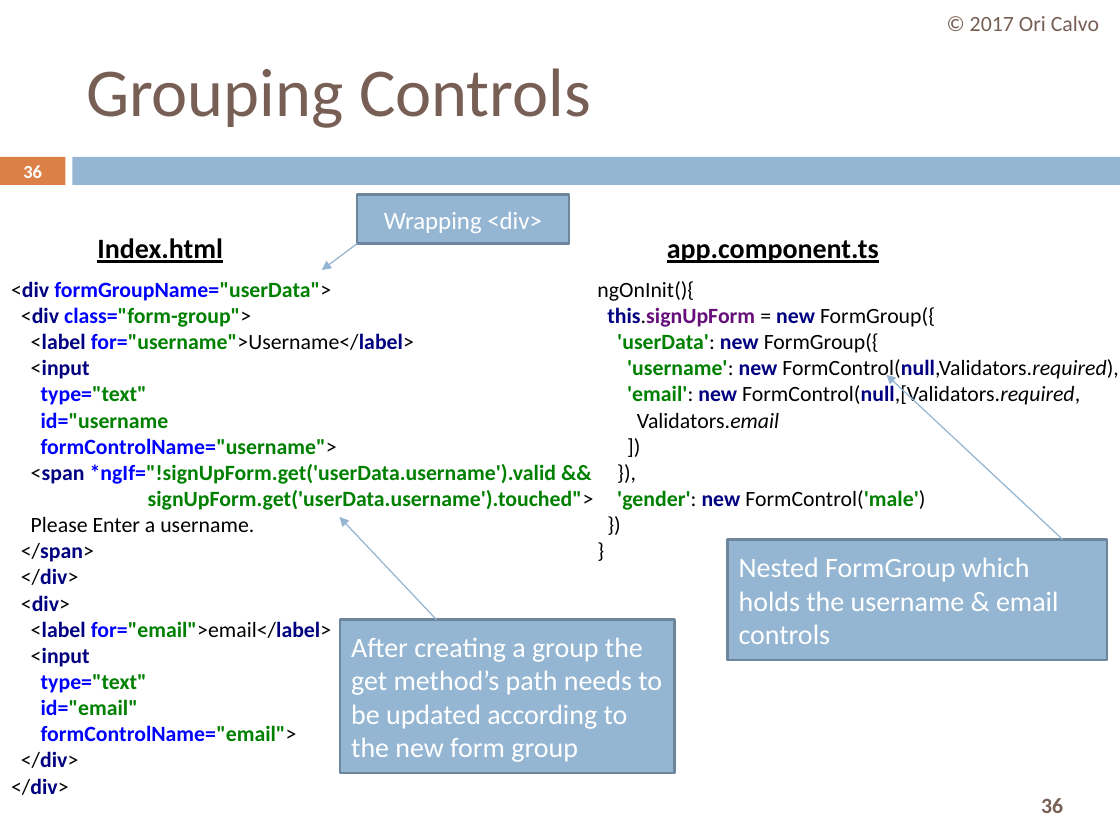
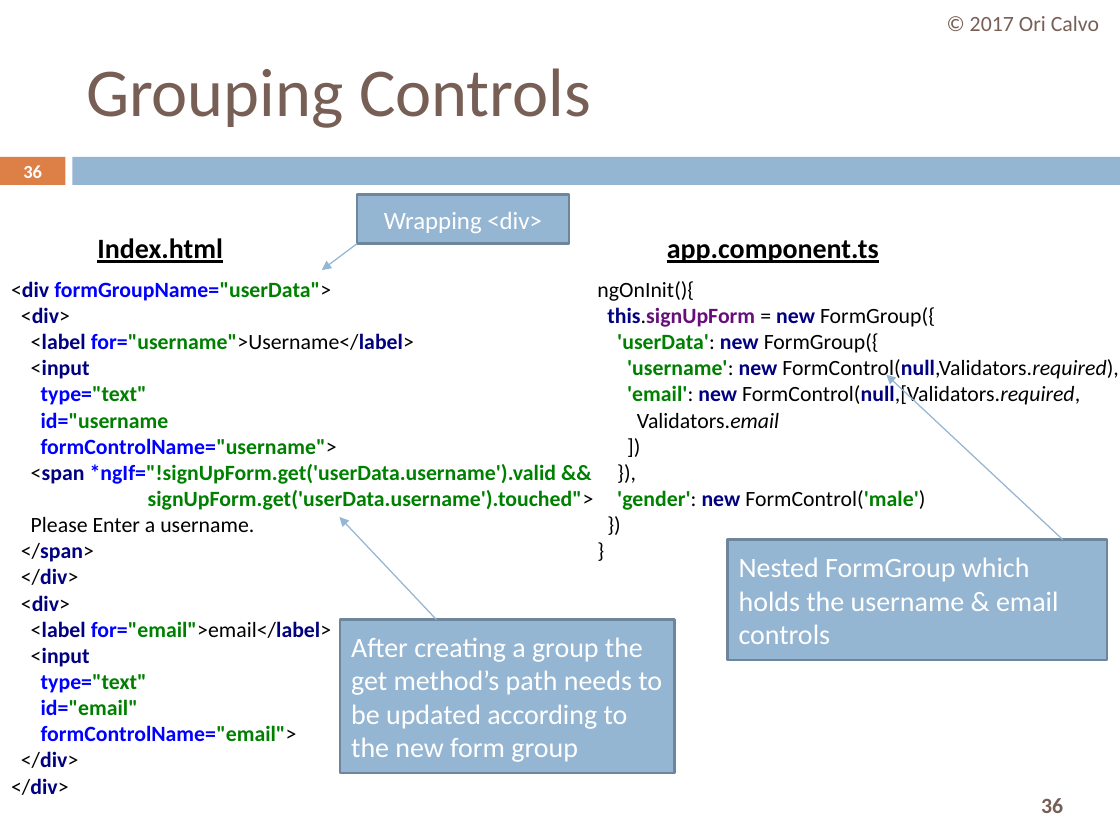
Before and after one commit to oricalvo/course-angular, a slide deck: slide 36 of PPTs/04 Forms.pptx. Drawn at 1120x840 pixels with LibreOffice and Linux fonts; fonts in the diff are those of the drawing. Boxes give left, top, right and bottom in pixels: in the first picture for what was removed or moved away, otherwise in the second. Text is boxed around its words. In the diff, an @@ line names an element or a change of style, - is before the commit and + after.

```diff
--- a/PPTs/04 Forms.pptx
+++ b/PPTs/04 Forms.pptx
@@ text at bbox=[11, 281, 594, 795]: text changed @@
-<div formGroupName="userData">
-<div class="form-group">
-<label for="username">Username</label>
-<input
-type="text"
-id="username
-formControlName="username">
-<span *ngIf="!signUpForm.get('userData.username').valid && signUpForm.get('userData.username').touched">
-Please Enter a username.
-</span>
-</div>
-<div>
-<label for="email">email</label>
-<input
-type="text"
-id="email"
-formControlName="email">
-</div>
-</div>
+<div formGroupName="userData">
+<div>
+<label for="username">Username</label>
+<input
+type="text"
+id="username
+formControlName="username">
+<span *ngIf="!signUpForm.get('userData.username').valid && signUpForm.get('userData.username').touched">
+Please Enter a username.
+</span>
+</div>
+<div>
+<label for="email">email</label>
+<input
+type="text"
+id="email"
+formControlName="email">
+</div>
+</div>
```
Also in this commit, not shown: 9 other slides changed.
